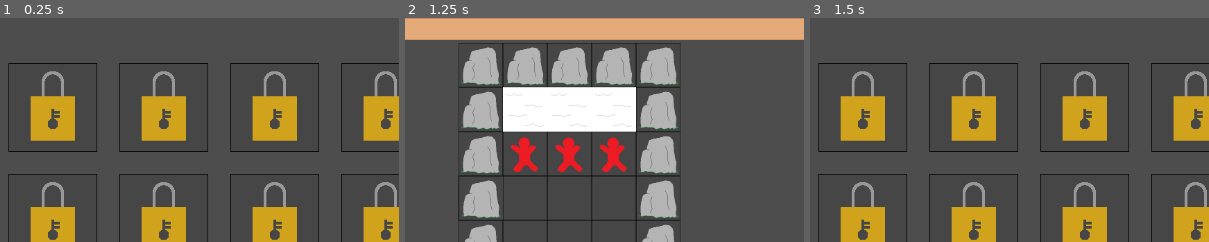
Above: before the commit, frames 1-3 (left to right).
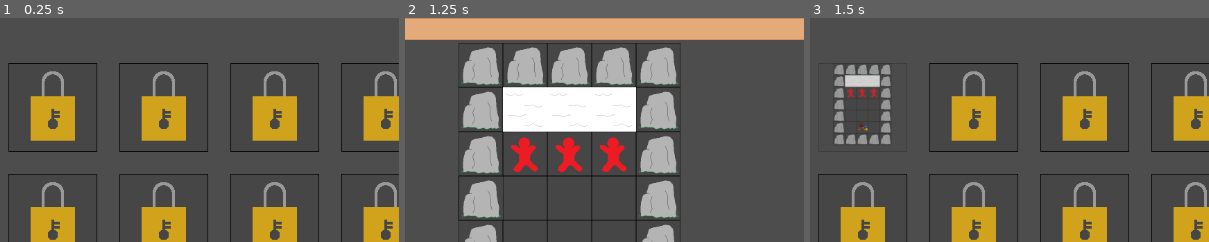
Above: after the commit, the same moments.

Repository: Wayl123/CardPuzzleGame
Game: Godot game, scene res://scene/scene_switcher.tscn
The game is run twice, just before and just after one commit, with the same random seed, the same clock (stepped at 60 frames per second) and the same inputs.
Inputs (mouse positions are % of the whole screen's width and height, from its top left):
- Up to frame 1 (0.25 s): no input
- Up to frame 2 (1.25 s): click (22, 20) at 0.5 s
- Up to frame 3 (1.5 s): click (50, 20) at 1.25 s
The pictures show only the part of the screen within x 29-79%, y 0-50%; the shares and areas given below are measured in that part.

Frames 1-2 are identical in both runs. In frame 3, 4.5% of the frame differs, in the area x 2-25%, y 20-60%.

Commit message:
Small fix and also return player item data on completion

Diff:
--- a/scripts/MapEvent.gd
+++ b/scripts/MapEvent.gd
@@ -30,7 +30,7 @@
 		groupNum += 1
 
 func map_complete(success: bool) -> void:
-	var data = {"cards": []}
+	var data = {"items": {}, "cards": []}
 
 	for playerUnit in get_tree().get_nodes_in_group("PlayerUnits"):
 		data["cards"] += playerUnit.get_deck(success)
@@ -38,4 +38,6 @@
 	for playerCard in get_tree().get_nodes_in_group("PlayerCards"):
 		data["cards"] += playerCard.get_deck(success)
 
+	data["items"] = playerItem.get_data()
+
 	globalData.complete_level(data, success)
--- a/scripts/SceneSwitcher.gd
+++ b/scripts/SceneSwitcher.gd
@@ -61,7 +61,7 @@
 
 	if success:
 		for unlock in currentLevel["completion-unlock"]:
-			levelData[unlock]["lcoked"] = false
+			levelData[unlock]["locked"] = false
 
 	var levelSelect = LEVELSELECT.instantiate()
 	_set_current_scene(levelSelect)
--- a/scripts/TopBar.gd
+++ b/scripts/TopBar.gd
@@ -2,7 +2,13 @@
 
 @onready var infoGold = %Gold
 
-var gold = 10
+var data = {
+	"gold": 10,
+	"honour": 0,
+	"research": 0,
+	"soul": 0,
+	"scrap": 0
+}
 
 func _ready() -> void:
 	get_tree().root.connect("size_changed", Callable(self, "_on_viewport_size_changed"))
@@ -18,12 +24,15 @@
 	set_size(Vector2(viewportSize.x, 32))
 
 func get_gold() -> float:
-	return gold
+	return data["gold"]
 
 func change_gold(pChange : float) -> void:
-	gold += pChange
+	data["gold"] += pChange
 
 	_change_display()
 
 func _change_display() -> void:
-	infoGold.set_text(str("Gold: ", gold))
+	infoGold.set_text(str("Gold: ", data["gold"]))
+
+func get_data() -> Dictionary:
+	return data
